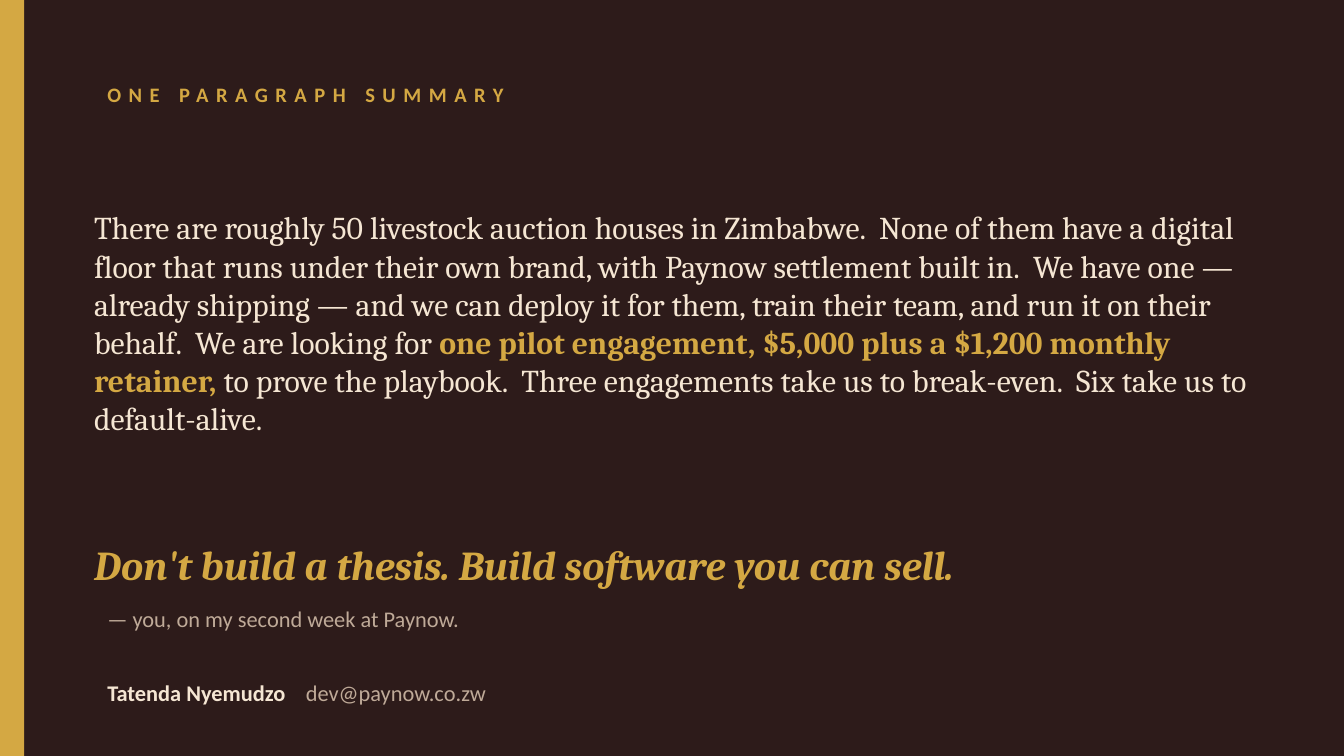
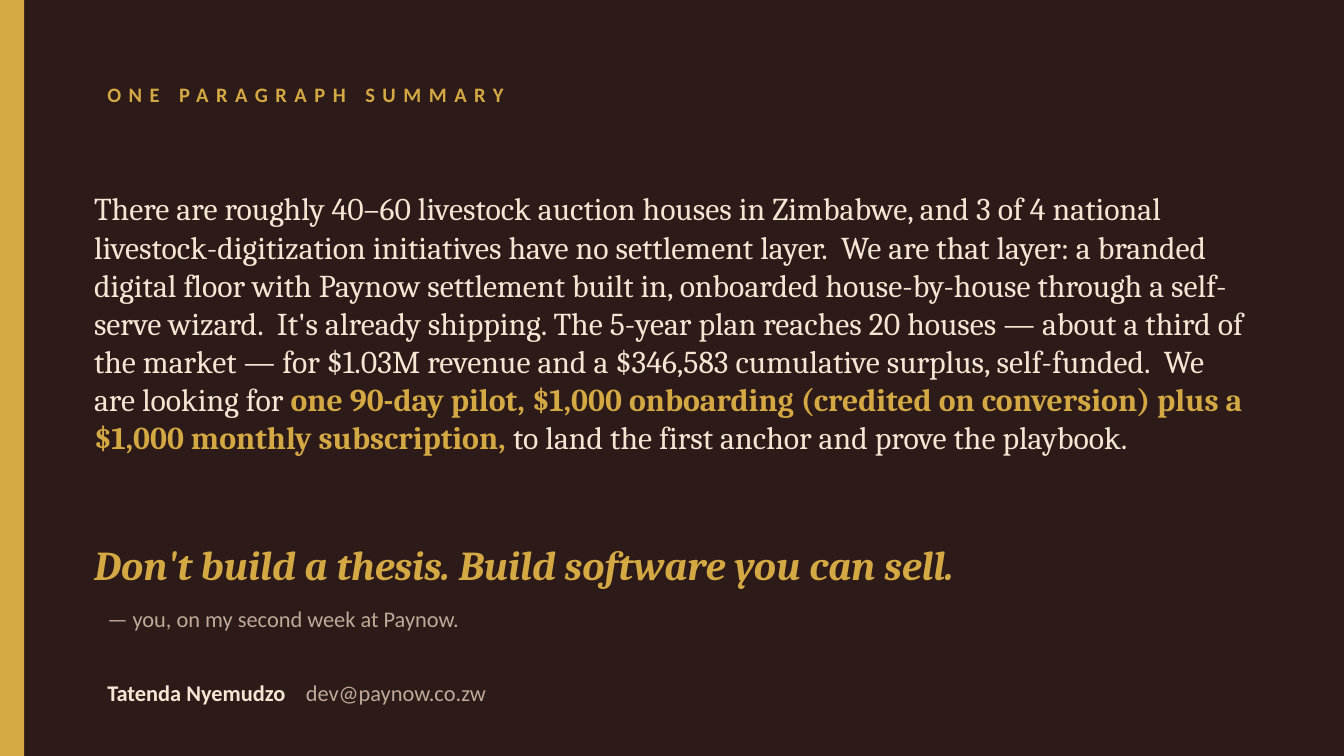
Before and after one commit to muudzo/livestockl, a slide deck: slide 12 of deliverables/business/zimlivestock-md-pitch.pptx. Drawn at 1344x756 pixels with LibreOffice and Linux fonts; fonts in the diff are those of the drawing. Boxes give left, top, right and bottom in pixels: in the first picture for what was removed or moved away, otherwise in the second. Text is boxed around its words. In the diff, an @@ line names an element or a change of style, - is before the commit and + after.

```diff
--- a/deliverables/business/zimlivestock-md-pitch.pptx
+++ b/deliverables/business/zimlivestock-md-pitch.pptx
@@ text at box(94, 197, 1243, 456): text changed @@
-There are roughly 50 livestock auction houses in Zimbabwe. None of them have a digital floor that runs under their own brand, with Paynow settlement built in. We have one — already shipping — and we can deploy it for them, train their team, and run it on their behalf. We are looking for one pilot engagement, $5,000 plus a $1,200 monthly retainer, to prove the playbook. Three engagements take us to break-even. Six take us to default-alive.
+There are roughly 40–60 livestock auction houses in Zimbabwe, and 3 of 4 national livestock-digitization initiatives have no settlement layer. We are that layer: a branded digital floor with Paynow settlement built in, onboarded house-by-house through a self-serve wizard. It's already shipping. The 5-year plan reaches 20 houses — about a third of the market — for $1.03M revenue and a $346,583 cumulative surplus, self-funded. We are looking for one 90-day pilot, $1,000 onboarding (credited on conversion) plus a $1,000 monthly subscription, to land the first anchor and prove the playbook.
```
Also in this commit, not shown: 8 other slides changed, 1 slide added, 1 slide removed, 10 other files.
